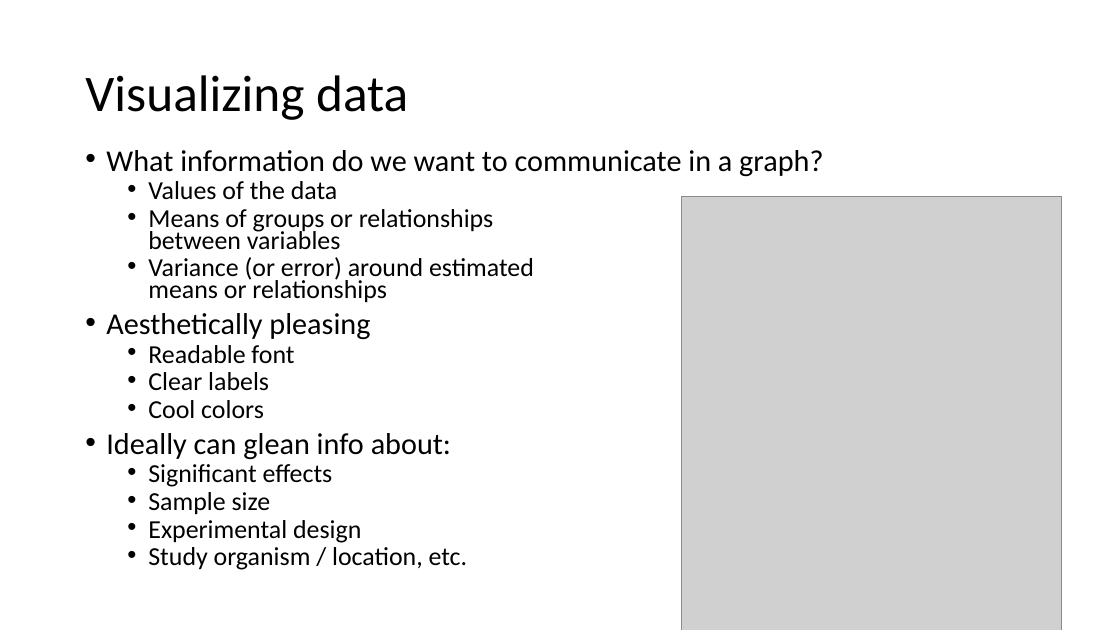
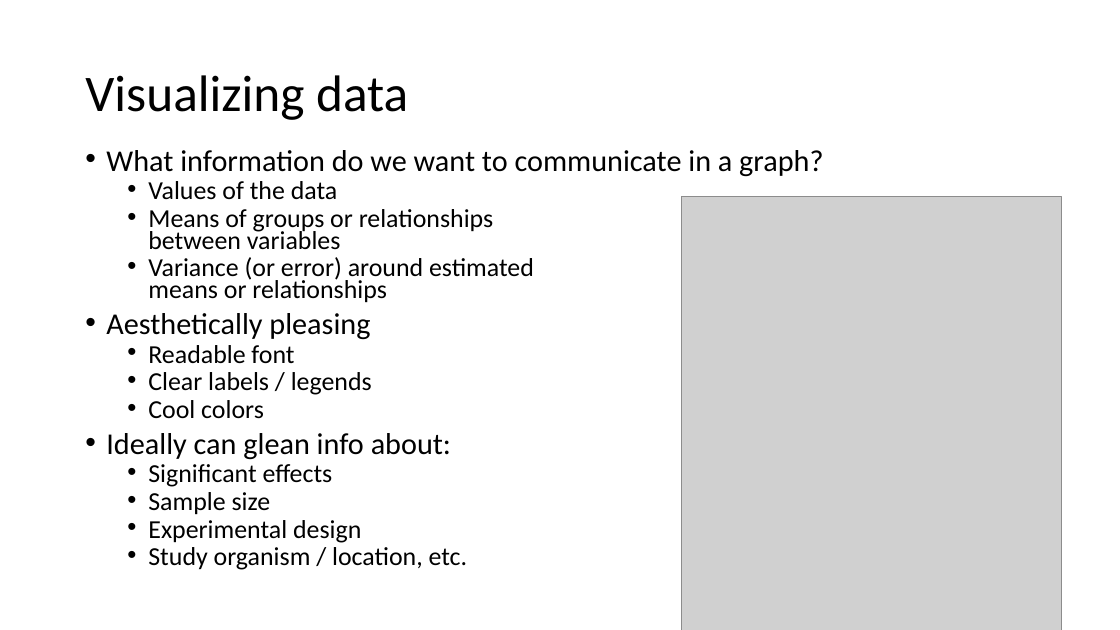
Before and after one commit to hahnp13/Workshops, a slide deck: slide 8 of Slides and materials/ppt files and materials/DataViz.pptx (slide 2 before the commit). Drawn at 1120x630 pixels with LibreOffice and Linux fonts; fonts in the diff are those of the drawing; grey boxes stand for pictures. Boxes give left, top, right and bottom in pixels: in the first picture for what was removed or moved away, otherwise in the second. Text is boxed around its words. In the diff, an @@ line names an element or a change of style, - is before the commit and + after.

```diff
--- a/Slides and materials/ppt files and materials/DataViz.pptx
+++ b/Slides and materials/ppt files and materials/DataViz.pptx
@@ text at (148, 372, 372, 395): text changed @@
-  • Clear labels
+  • Clear labels / legends
```
Also in this commit, not shown: 4 other slides changed, 4 slides added, 1 slide removed.
